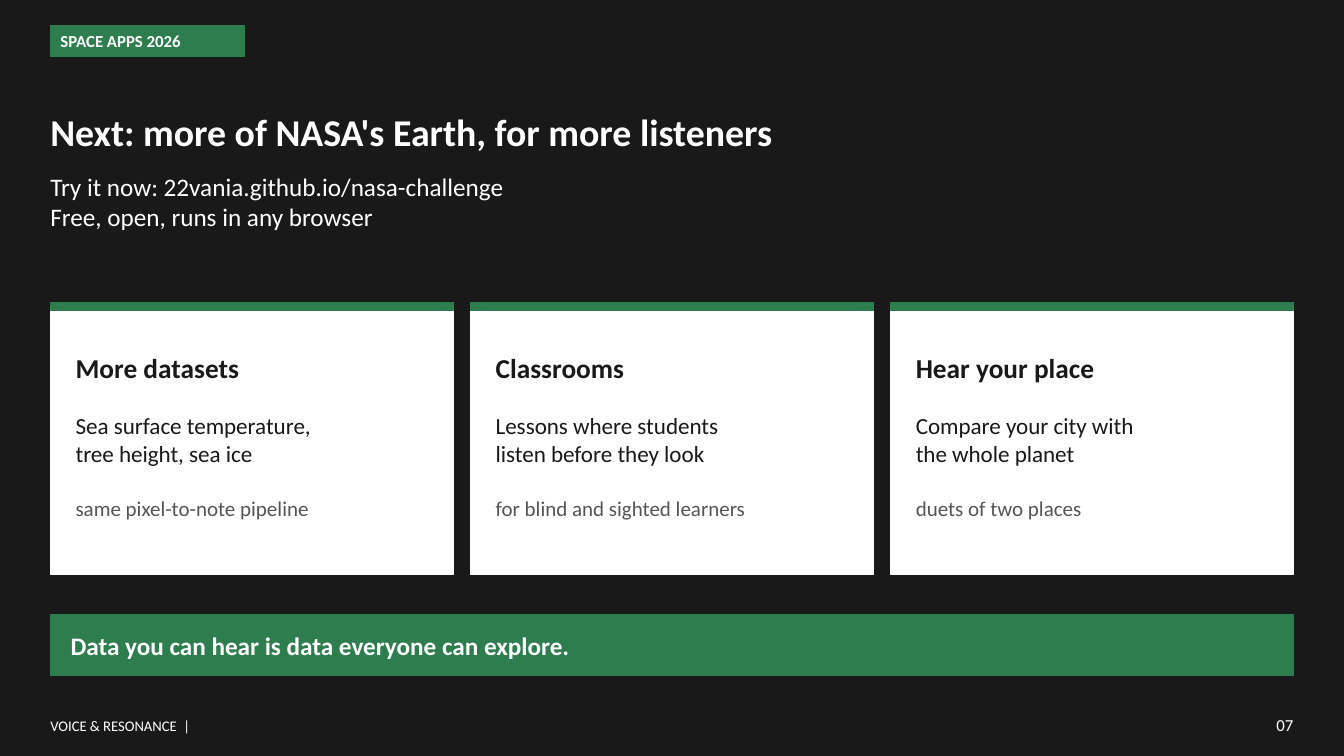
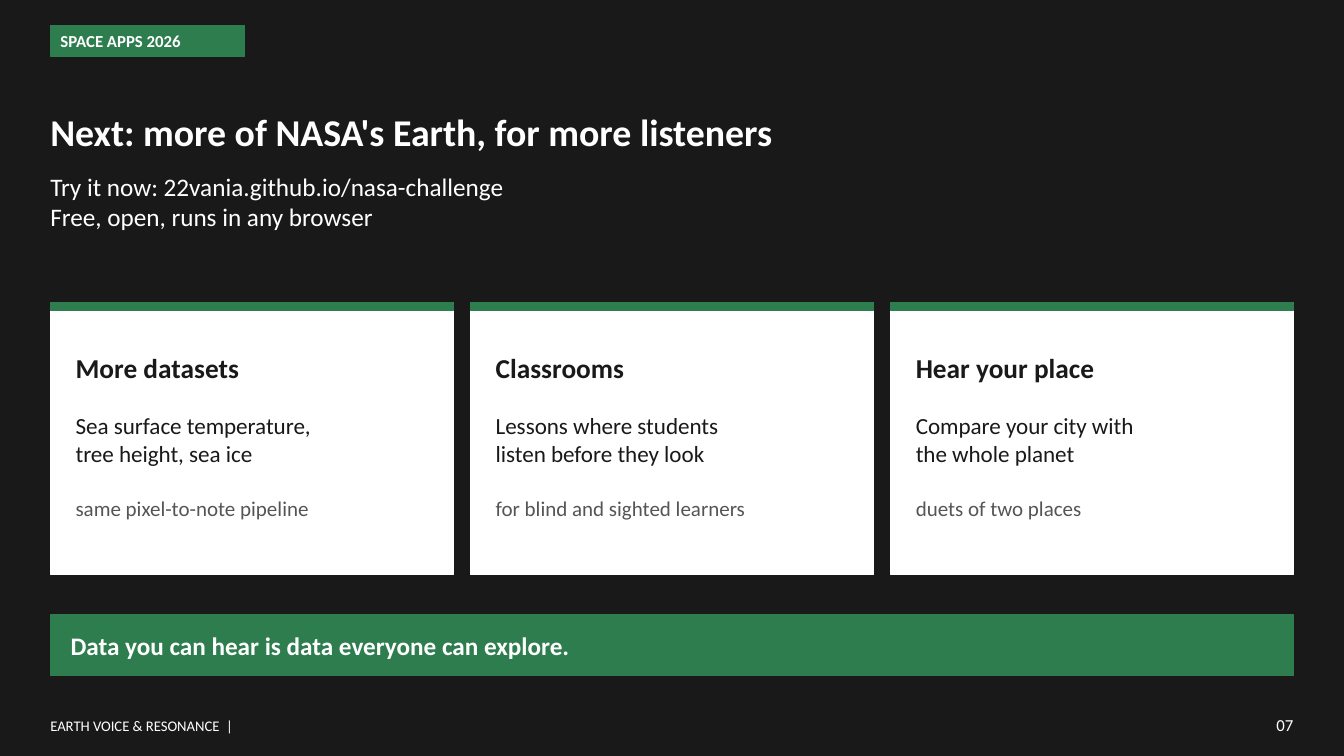
Before and after one commit to 22vania/nasa-challenge, a slide deck: slide 7 of dist/demo.pptx. Drawn at 1344x756 pixels with LibreOffice and Linux fonts; fonts in the diff are those of the drawing. Boxes give left, top, right and bottom in pixels: in the first picture for what was removed or moved away, otherwise in the second. Text is boxed around its words. In the diff, an @@ line names an element or a change of style, - is before the commit and + after.

```diff
--- a/dist/demo.pptx
+++ b/dist/demo.pptx
@@ text at (50, 721, 220, 731): text changed @@
-VOICE & RESONANCE |
+EARTH VOICE & RESONANCE |
```
Also in this commit, not shown: 4 other slides changed, 1 other file.
